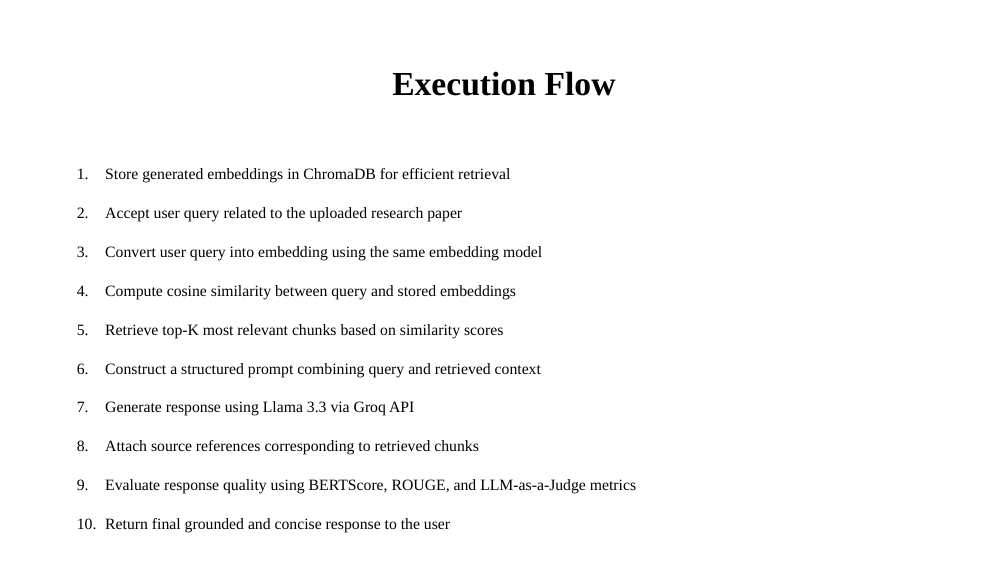
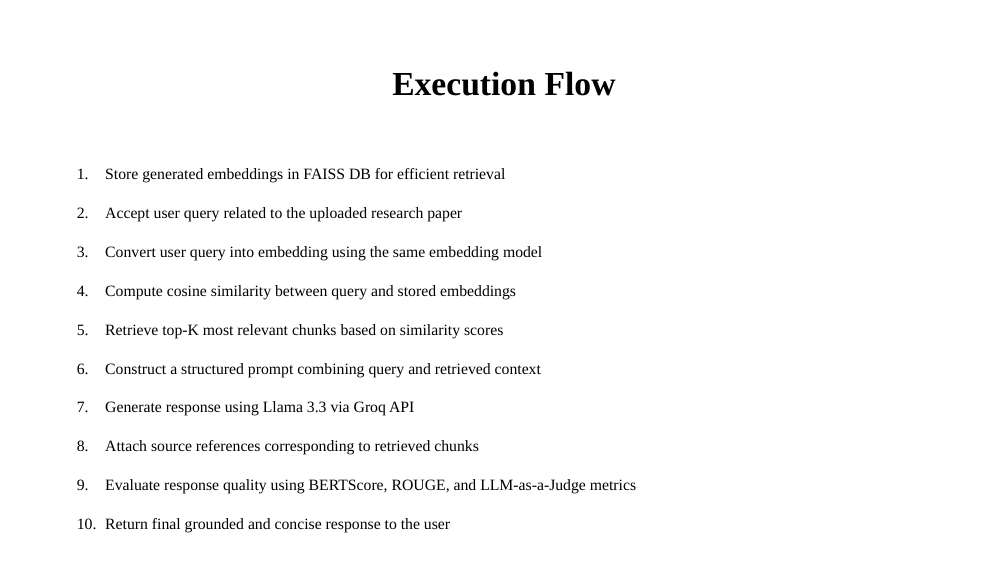
Before and after one commit to sreekarmovva/AI-Research-Paper-Assistant, a slide deck: slide 15 of documentations/A-8.pptx. Drawn at 1008x567 pixels with LibreOffice and Linux fonts; fonts in the diff are those of the drawing. Boxes give left, top, right and bottom in pixels: in the first picture for what was removed or moved away, otherwise in the second. Text is boxed around its words. In the diff, an @@ line names an element or a change of style, - is before the commit and + after.

Commit message:
changed PPT slides

```diff
--- a/documentations/A-8.pptx
+++ b/documentations/A-8.pptx
@@ text at <box>105,168,505,183</box>: text changed @@
-1. Store generated embeddings in ChromaDB for efficient retrieval
+1. Store generated embeddings in FAISS DB for efficient retrieval
```
Also in this commit, not shown: 1 other slide changed.
